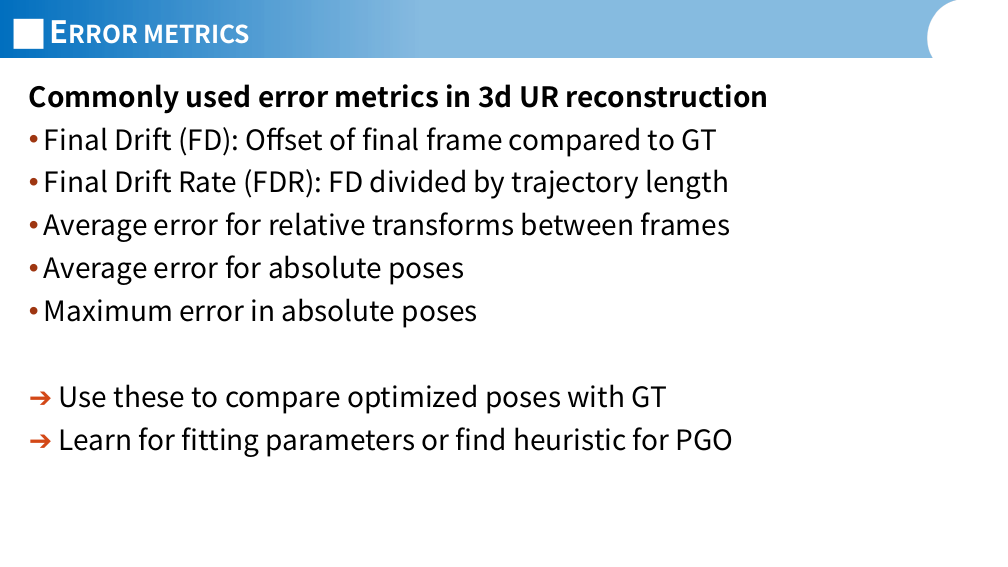
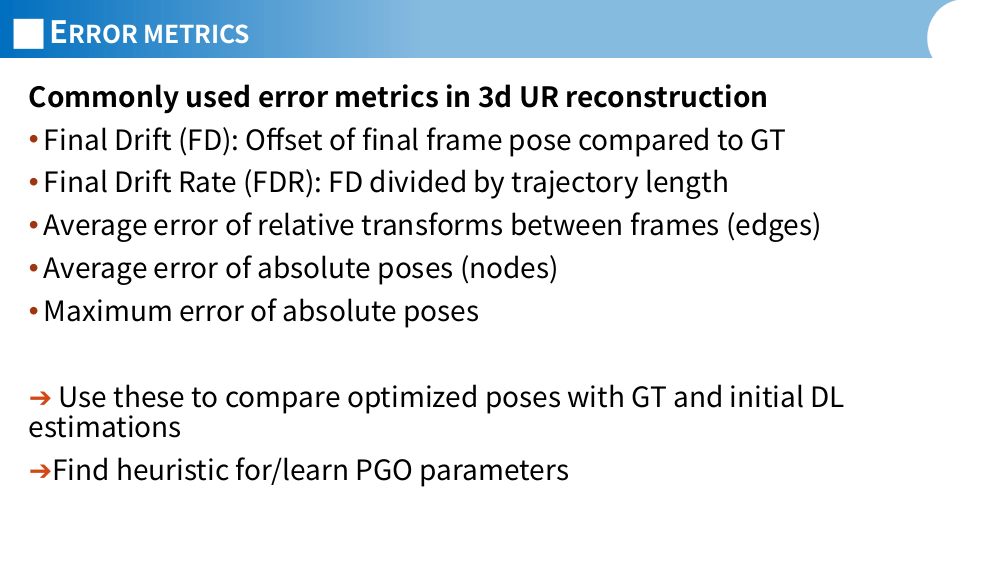
Before and after one commit to JannisIwate/freehand_ur_pgo, a slide deck: slide 17 of documents/Jannis_Meyer_Presentation_11_05_2026.pptx (slide 16 before the commit). Drawn at 1008x567 pixels with LibreOffice and Linux fonts; fonts in the diff are those of the drawing; background and template pictures are left out. Boxes give left, top, right and bottom in pixels: in the first picture for what was removed or moved away, otherwise in the second. Text is boxed around its words. In the diff, an @@ line names an element or a change of style, - is before the commit and + after.

Commit message:
Add files via upload
update presentation

```diff
--- a/documents/Jannis_Meyer_Presentation_11_05_2026.pptx
+++ b/documents/Jannis_Meyer_Presentation_11_05_2026.pptx
@@ text at bbox=[44, 127, 787, 157]: text changed @@
-• Final Drift (FD): Offset of final frame compared to GT
+• Final Drift (FD): Offset of final frame pose compared to GT
@@ text at bbox=[29, 212, 845, 487]: text changed @@
-• Average error for relative transforms between frames
-• Average error for absolute poses
-• Maximum error in absolute poses
-➔ Use these to compare optimized poses with GT
-➔ Learn for fitting parameters or find heuristic for PGO
+• Average error of relative transforms between frames (edges)
+• Average error of absolute poses (nodes)
+• Maximum error of absolute poses
+➔ Use these to compare optimized poses with GT and initial DL estimations
+➔Find heuristic for/learn PGO parameters
```
Also in this commit, not shown: 9 other slides changed, 1 slide added.
